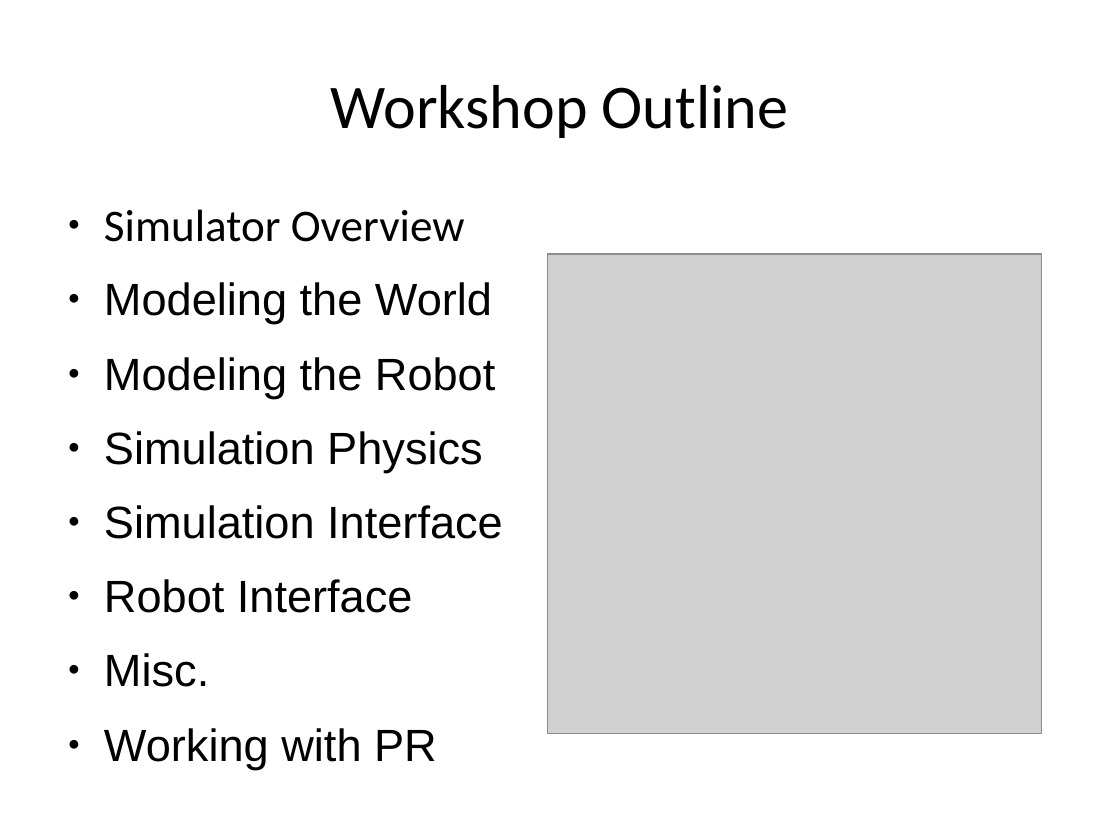
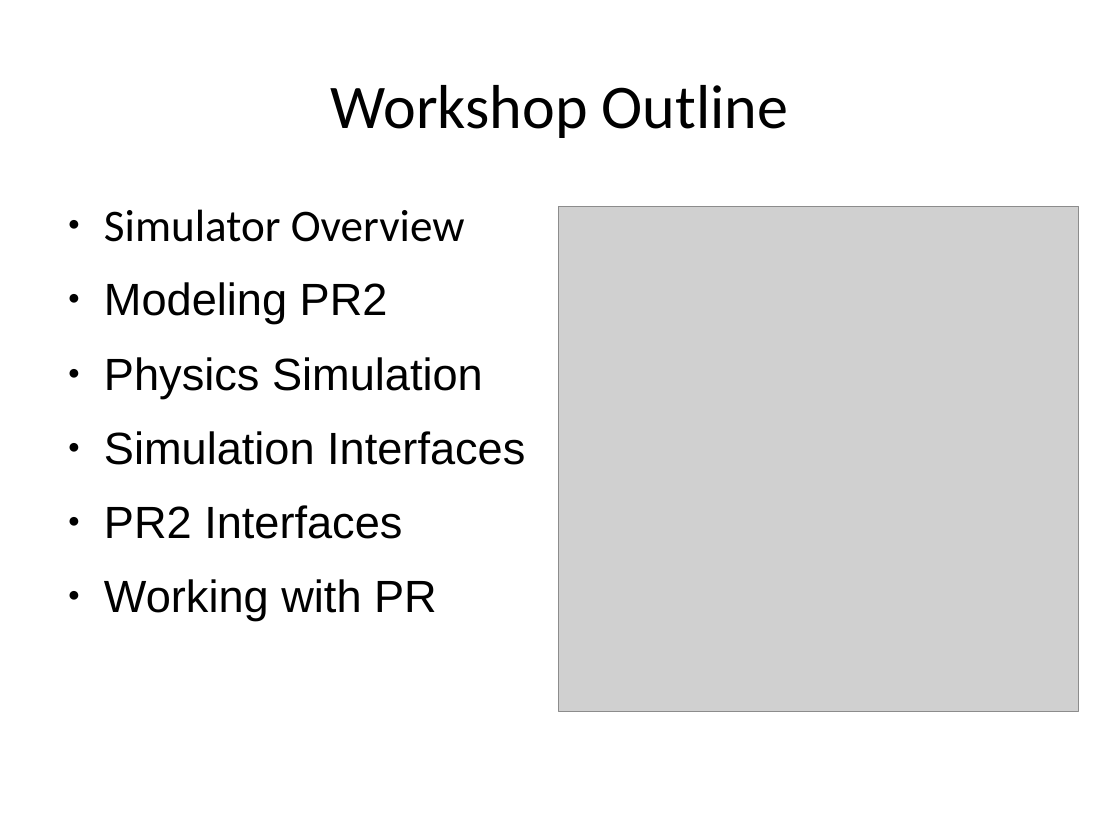
Before and after one commit to PR2/pr2_docs, a slide deck: slide 2 of pr2_training_workshop/simulation/simulation_training_workshop_rev1.odp. Drawn at 1120x840 pixels with LibreOffice and Linux fonts; fonts in the diff are those of the drawing; grey boxes stand for pictures; background and template pictures are left out. Boxes give left, top, right and bottom in pixels: in the first picture for what was removed or moved away, otherwise in the second. Text is boxed around its words. In the diff, an @@ line names an element or a change of style, - is before the commit and + after.

```diff
--- a/pr2_training_workshop/simulation/simulation_training_workshop_rev1.odp
+++ b/pr2_training_workshop/simulation/simulation_training_workshop_rev1.odp
@@ picture: place and size @@
-picture at bbox=[548, 254, 1042, 734]
+picture at bbox=[559, 206, 1079, 711]
@@ text at bbox=[104, 282, 525, 539]: text changed @@
-● Modeling the World
-● Modeling the Robot
-● Simulation Physics
-● Simulation Interface
-● Robot Interface
-● Misc.
+● Modeling PR2
+● Physics Simulation
+● Simulation Interfaces
+● PR2 Interfaces
```
Also in this commit, not shown: 13 other slides changed, 10 slides added, 4 slides removed.
